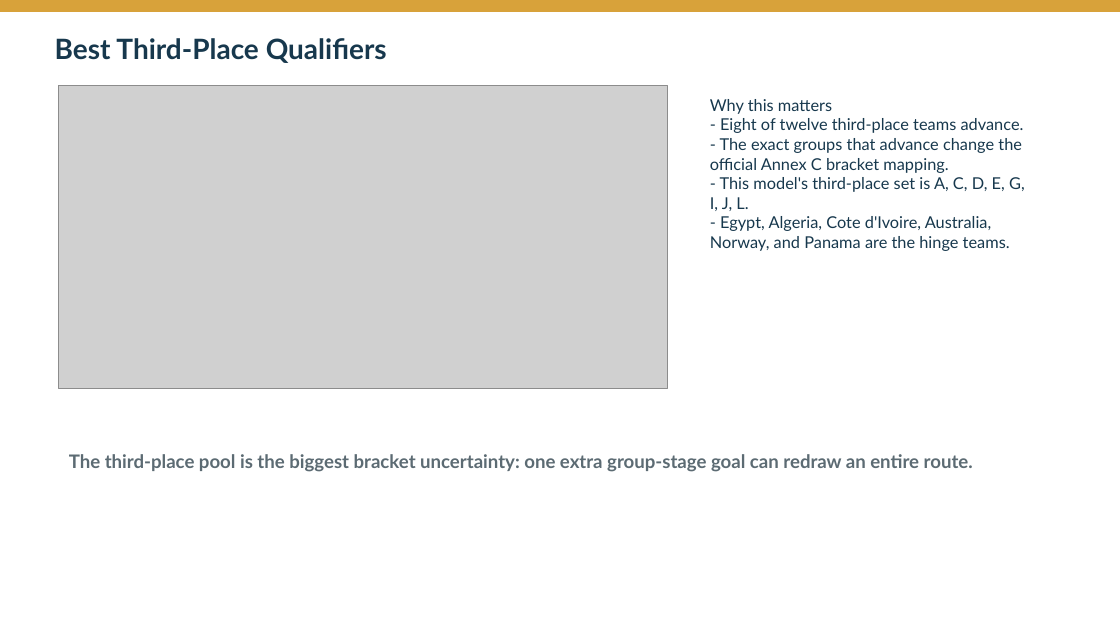
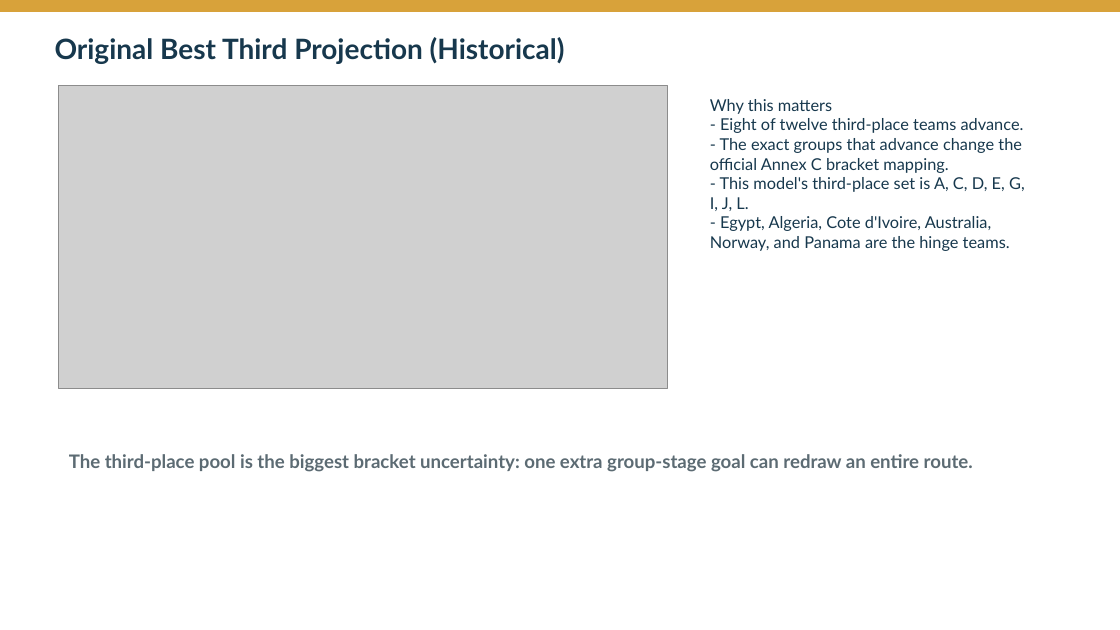
Before and after one commit to Zyy7390/worldcup26, a slide deck: slide 4 of outputs/presentations/worldcup_2026_prediction_bracket_deck.pptx. Drawn at 1120x630 pixels with LibreOffice and Linux fonts; fonts in the diff are those of the drawing; grey boxes stand for pictures. Boxes give left, top, right and bottom in pixels: in the first picture for what was removed or moved away, otherwise in the second. Text is boxed around its words. In the diff, an @@ line names an element or a change of style, - is before the commit and + after.

```diff
--- a/outputs/presentations/worldcup_2026_prediction_bracket_deck.pptx
+++ b/outputs/presentations/worldcup_2026_prediction_bracket_deck.pptx
@@ text at [55,37,565,64]: text changed @@
-Best Third-Place Qualifiers
+Original Best Third Projection (Historical)
```
Also in this commit, not shown: 7 other slides changed, 33 other files.
